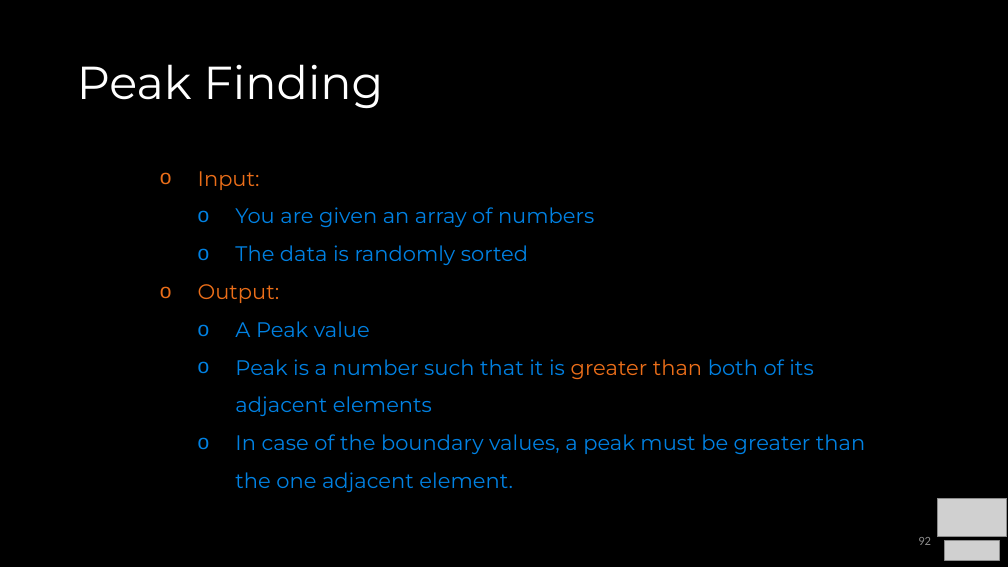
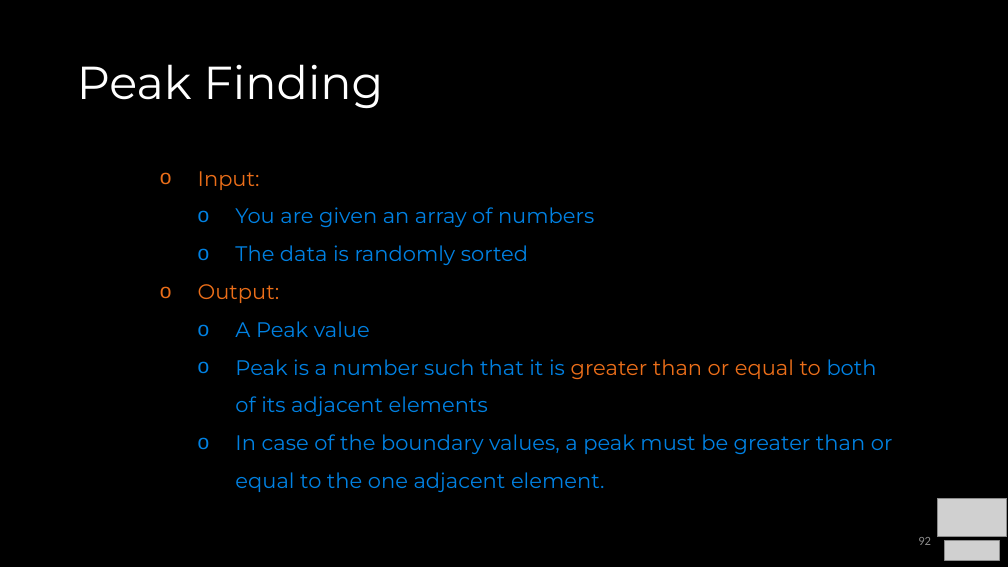
Before and after one commit to COP3530/Instructional-Content, a slide deck: slide 92 of Slides-PPT/1 - Algorithmic Analysis.pptx. Drawn at 1008x567 pixels with LibreOffice and Linux fonts; fonts in the diff are those of the drawing; grey boxes stand for pictures. Boxes give left, top, right and bottom in pixels: in the first picture for what was removed or moved away, otherwise in the second. Text is boxed around its words. In the diff, an @@ line names an element or a change of style, - is before the commit and + after.

```diff
--- a/Slides-PPT/1 - Algorithmic Analysis.pptx
+++ b/Slides-PPT/1 - Algorithmic Analysis.pptx
@@ text at box(235, 359, 893, 492): text changed @@
-    o Peak is a number such that it is greater than both of its adjacent elements
-    o In case of the boundary values, a peak must be greater than the one adjacent element.
+    o Peak is a number such that it is greater than or equal to both of its adjacent elements
+    o In case of the boundary values, a peak must be greater than or equal to the one adjacent element.
```
Also in this commit, not shown: 1 other slide changed, 1 other file.
